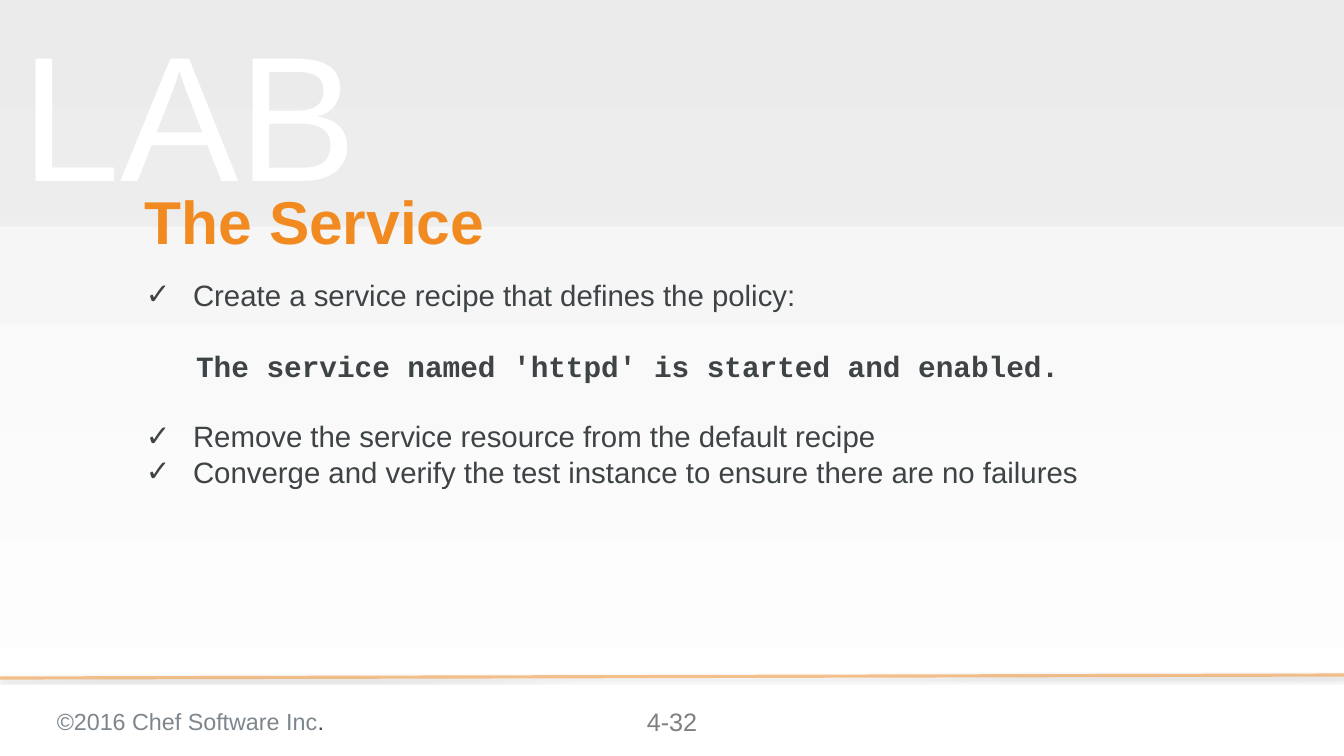
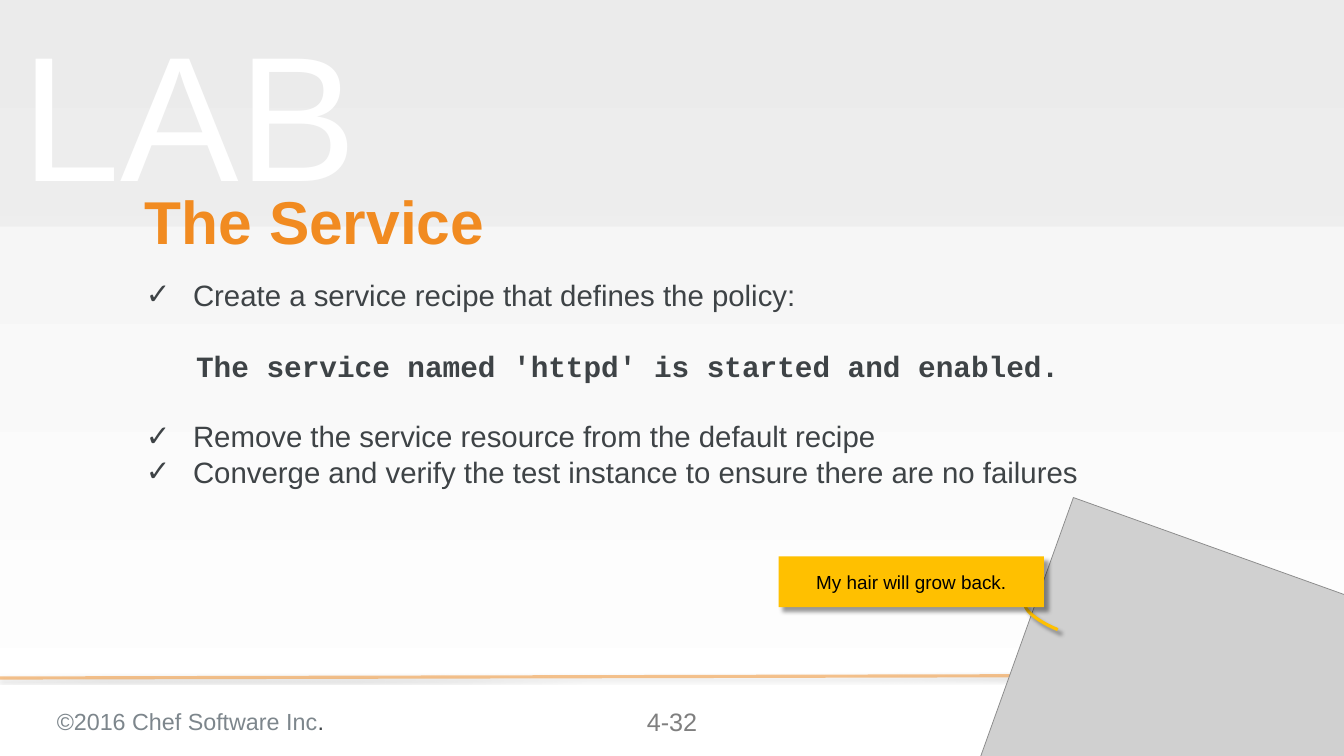
Before and after one commit to chef-training/test_driven_cookbook_development, a slide deck: slide 32 of 04-refactoring_cookbooks_with_tests.pptx. Drawn at 1344x756 pixels with LibreOffice and Linux fonts; fonts in the diff are those of the drawing; grey boxes stand for pictures; background and template pictures are left out. Boxes give left, top, right and bottom in pixels: in the first picture for what was removed or moved away, otherwise in the second. Text is boxed around its words. In the diff, an @@ line names an element or a change of style, - is before the commit and + after.

```diff
--- a/04-refactoring_cookbooks_with_tests.pptx
+++ b/04-refactoring_cookbooks_with_tests.pptx
@@ picture added at <box>978,498,1344,756</box> @@
@@ rectangle added at <box>779,556,1044,607</box>, fill #FFC000, 18 pt, text #000000 @@
+My hair will grow back.
@@ arc (boxed as its full ellipse) added at <box>1020,590,1105,645</box>, outline #FFC000 3 pt @@
```
Also in this commit, not shown: 4 other slides changed, 7 other files.
